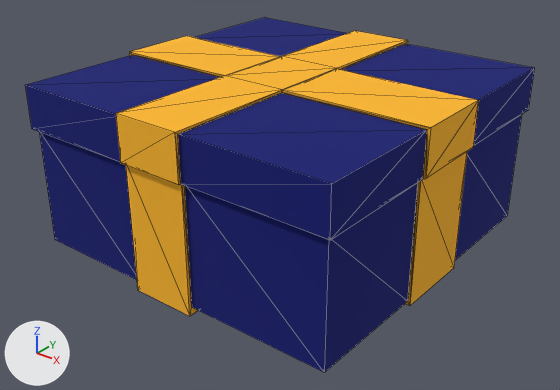
One commit to the glTF model src/plugins/christmasSleigh/assets/gift2.gltf: the scene before it, then after it.
Both versions are drawn from a 50 mm lens placed at (0.499, -0.904, 0.872), pointed at (0.006, -0.286, 0.489). Every picture has the same lights, and +X, +Y and +Z are marked at lower left. Mesh edges are drawn as thin lines. Where no turn or scale is listed for an object, it has been applied to the vertices.
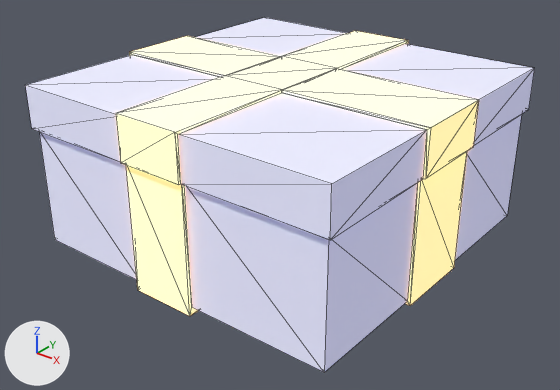
The change, as a list of edits to the scene's bpy script:
```text
Change mat_material_001:
    mat_material_001.base_color: (0.0, 0.00481, 0.167) -> (1.0, 1.0, 1.0)  # dark blue #000f72 -> white #ffffff
    add mat_material_001.emission_strength = 1.0
    add mat_material_001.emission_color = (0.0, 0.00481, 0.167)  # dark blue #000f72
    mat_material_001.metallic: 0.0 -> 1.0
Change mat_material_002:
    mat_material_002.base_color: (1.0, 0.479, 0.0199) -> (1.0, 1.0, 1.0)  # orange #ffb827 -> white #ffffff
    add mat_material_002.emission_strength = 1.0
    add mat_material_002.emission_color = (1.0, 0.479, 0.0199)  # orange #ffb827
    mat_material_002.metallic: 0.0 -> 1.0
```

Changed parts and their boxes [x1, y1, x2, y2] in the pictures (560 x 390 px):
'Cube.032', recoloured, surface changed (blue to white): [25, 18, 535, 372] in both
'Cube.033', recoloured, surface changed: [116, 31, 479, 316] in both
